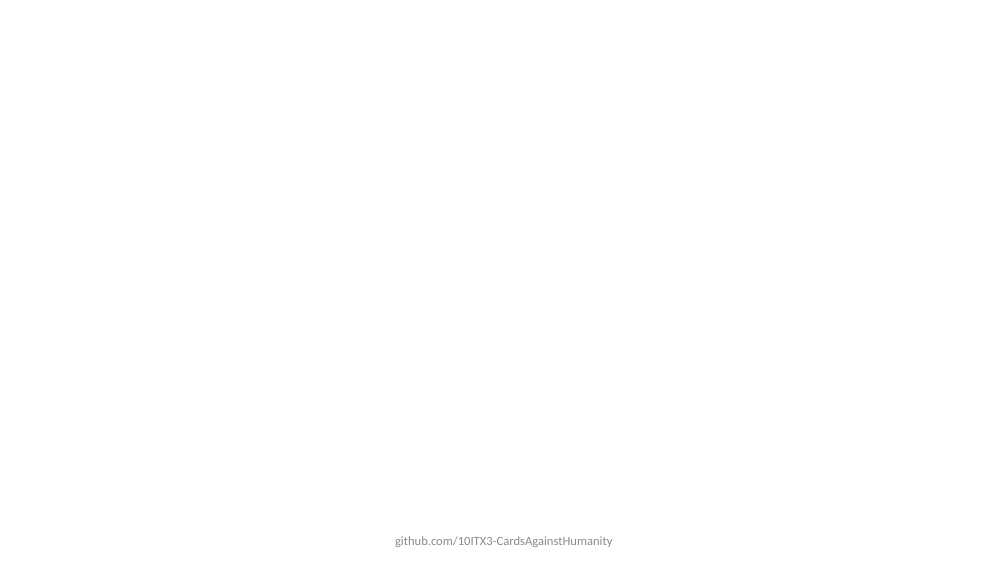
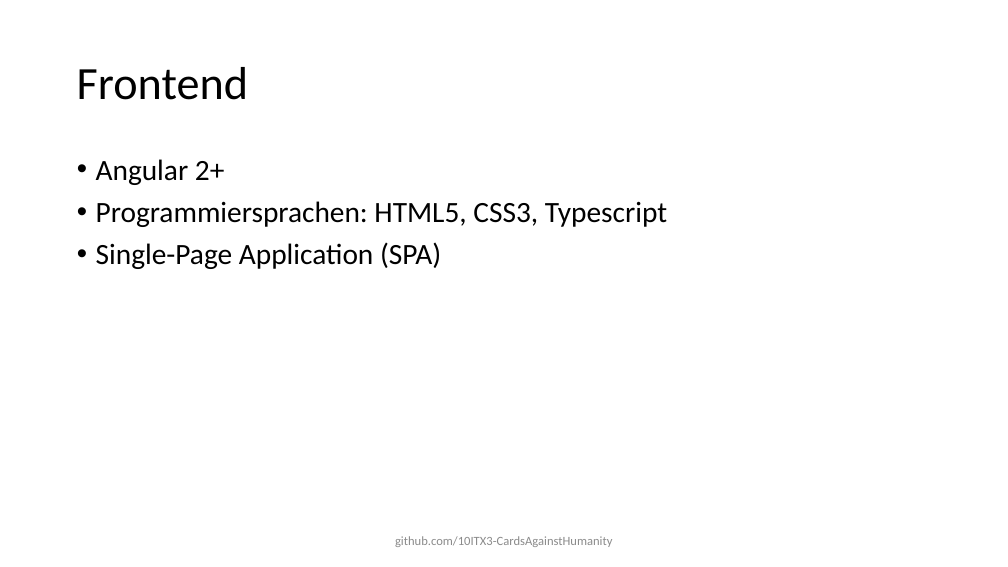
Before and after one commit to 10ITX3-CardsAgainstHumanity/cah-presentation, a slide deck: slide 4 of cah-presentation.pptx. Drawn at 1008x567 pixels with LibreOffice and Linux fonts; fonts in the diff are those of the drawing. Boxes give left, top, right and bottom in pixels: in the first picture for what was removed or moved away, otherwise in the second. Text is boxed around its words. In the diff, an @@ line names an element or a change of style, - is before the commit and + after.

Commit message:
add frontend

```diff
--- a/cah-presentation.pptx
+++ b/cah-presentation.pptx
@@ text added at bbox=[77, 67, 248, 100], 44 pt, text #000000 @@
+Frontend
@@ text added at bbox=[96, 159, 667, 269], 28 pt, text #000000 @@
+• Angular 2+
+• Programmiersprachen: HTML5, CSS3, Typescript
+• Single-Page Application (SPA)
@@ text "github.com/10ITX3-CardsAgainstHumanity" at bbox=[395, 536, 612, 547]: text colour #8C8C8C to #8B8B8B @@
```
Also in this commit, not shown: 12 other slides changed, 3 slides added, 1 other file.
